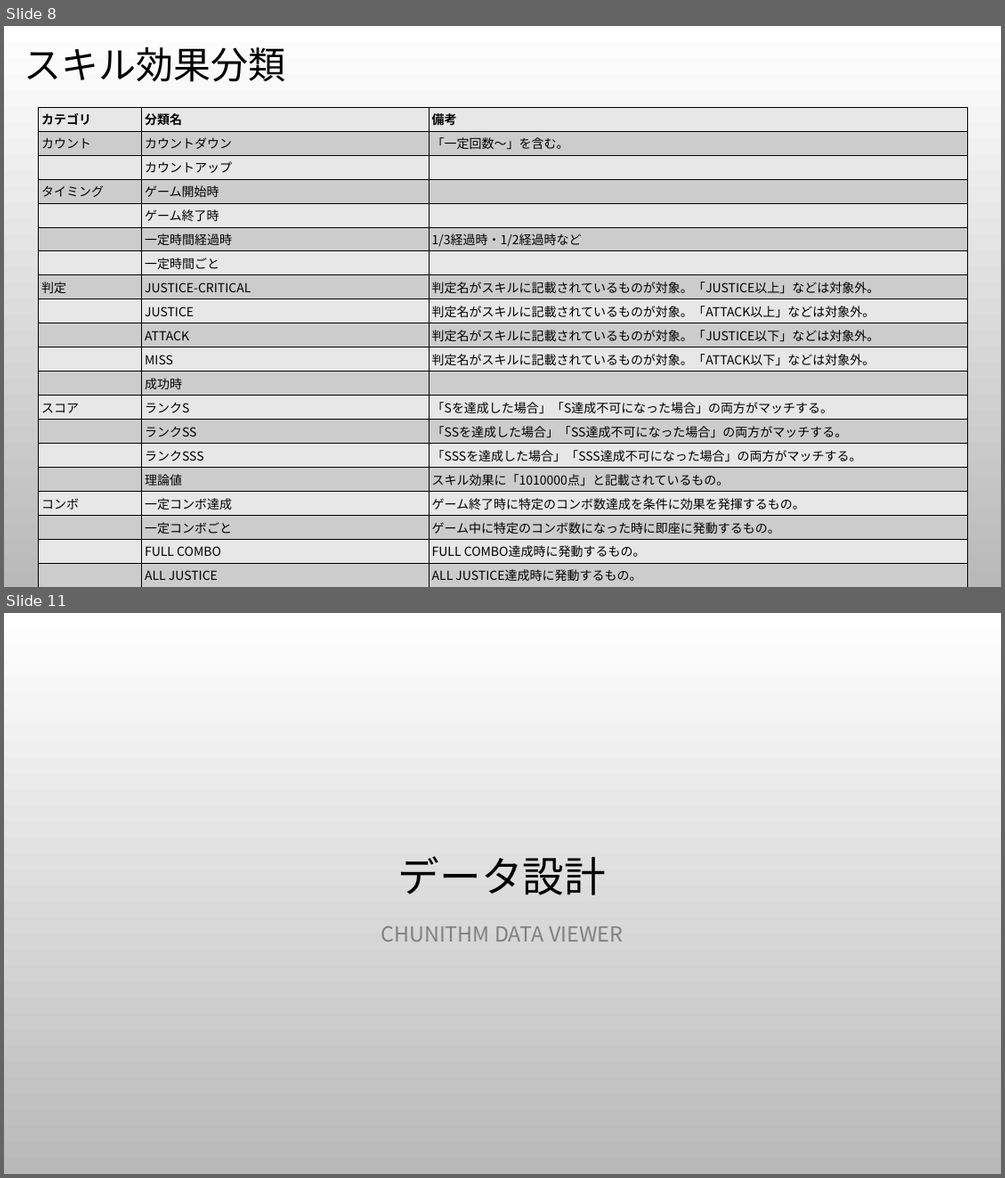
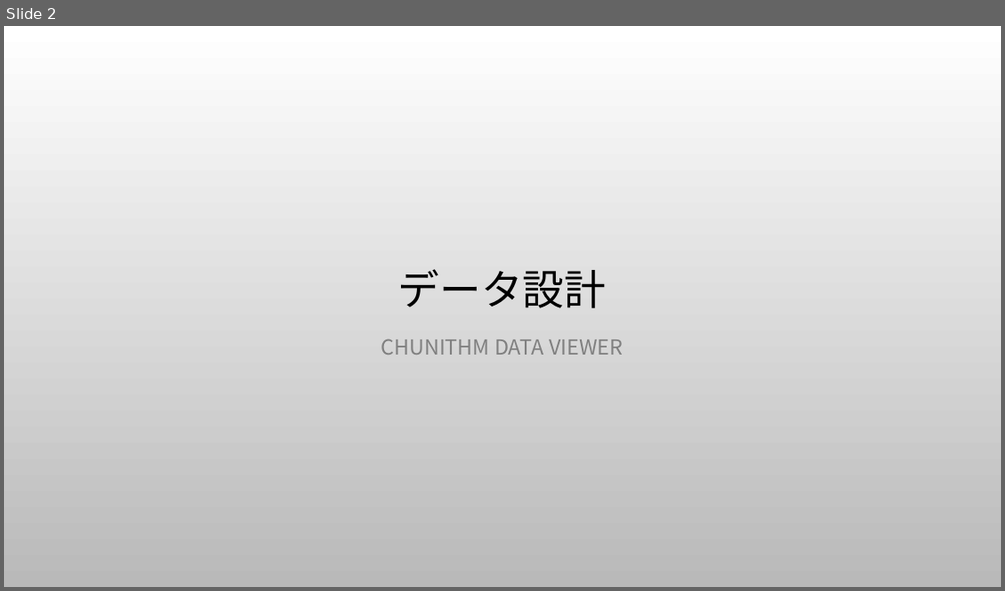
Before and after one commit to BARANCE/ChunithmDataViewer, a slide deck: doc/spec/specifications.pptx. Shown one above the other, each under a label of ours: slides 8 and 11 before the commit, slide 2 after it; the slides between them are not shown. The pictures are 1005x1178 and 1005x591 pixels, drawn with LibreOffice and Linux fonts; fonts in the diff are those of the drawing; background and template pictures are left out. Boxes give left, top, right and bottom in pixels: in the first picture for what was removed or moved away, otherwise in the second. Text is boxed around its words. In the diff, an @@ line names an element or a change of style, - is before the commit and + after.

```diff
--- a/doc/spec/specifications.pptx
+++ b/doc/spec/specifications.pptx
@@ slide 8 removed at <box>4,26,1001,587</box>, background picture (left out) @@
@@ title removed at <box>24,46,285,82</box> @@
-スキル効果分類
@@ table removed at <box>39,108,967,584</box>, 20 rows, 3 columns @@
-カテゴリ | 分類名 | 備考
-カウント | カウントダウン | 「一定回数～」を含む。
- | カウントアップ | 
-タイミング | ゲーム開始時 | 
- | ゲーム終了時 | 
- | 一定時間経過時 | 1/3経過時・1/2経過時など
- | 一定時間ごと | 
-判定 | JUSTICE-CRITICAL | 判定名がスキルに記載されているものが対象。「JUSTICE以上」などは対象外。
- | JUSTICE | 判定名がスキルに記載されているものが対象。「ATTACK以上」などは対象外。
- | ATTACK | 判定名がスキルに記載されているものが対象。「JUSTICE以下」などは対象外。
- | MISS | 判定名がスキルに記載されているものが対象。「ATTACK以下」などは対象外。
- | 成功時 | 
-スコア | ランクS | 「Sを達成した場合」「S達成不可になった場合」の両方がマッチする。
- | ランクSS | 「SSを達成した場合」「SS達成不可になった場合」の両方がマッチする。
- | ランクSSS | 「SSSを達成した場合」「SSS達成不可になった場合」の両方がマッチする。
- | 理論値 | スキル効果に「1010000点」と記載されているもの。
-コンボ | 一定コンボ達成 | ゲーム終了時に特定のコンボ数達成を条件に効果を発揮するもの。
- | 一定コンボごと | ゲーム中に特定のコンボ数になった時に即座に発動するもの。
- | FULL COMBO | FULL COMBO達成時に発動するもの。
- | ALL JUSTICE | ALL JUSTICE達成時に発動するもの。
@@ what was slide 11 is now slide 2 @@
```
Also in this commit, not shown: 1 slide changed, 8 other slides removed, 1 other file.
